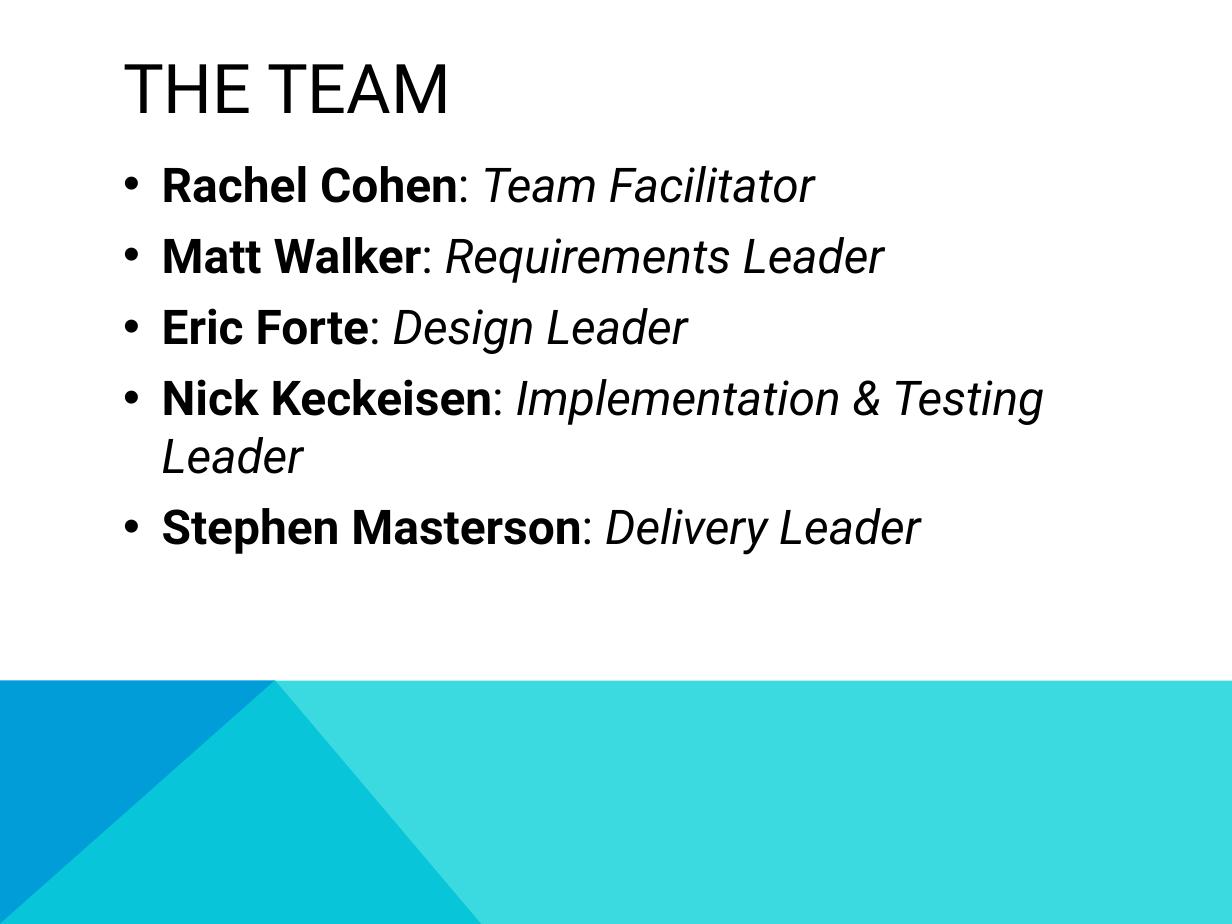
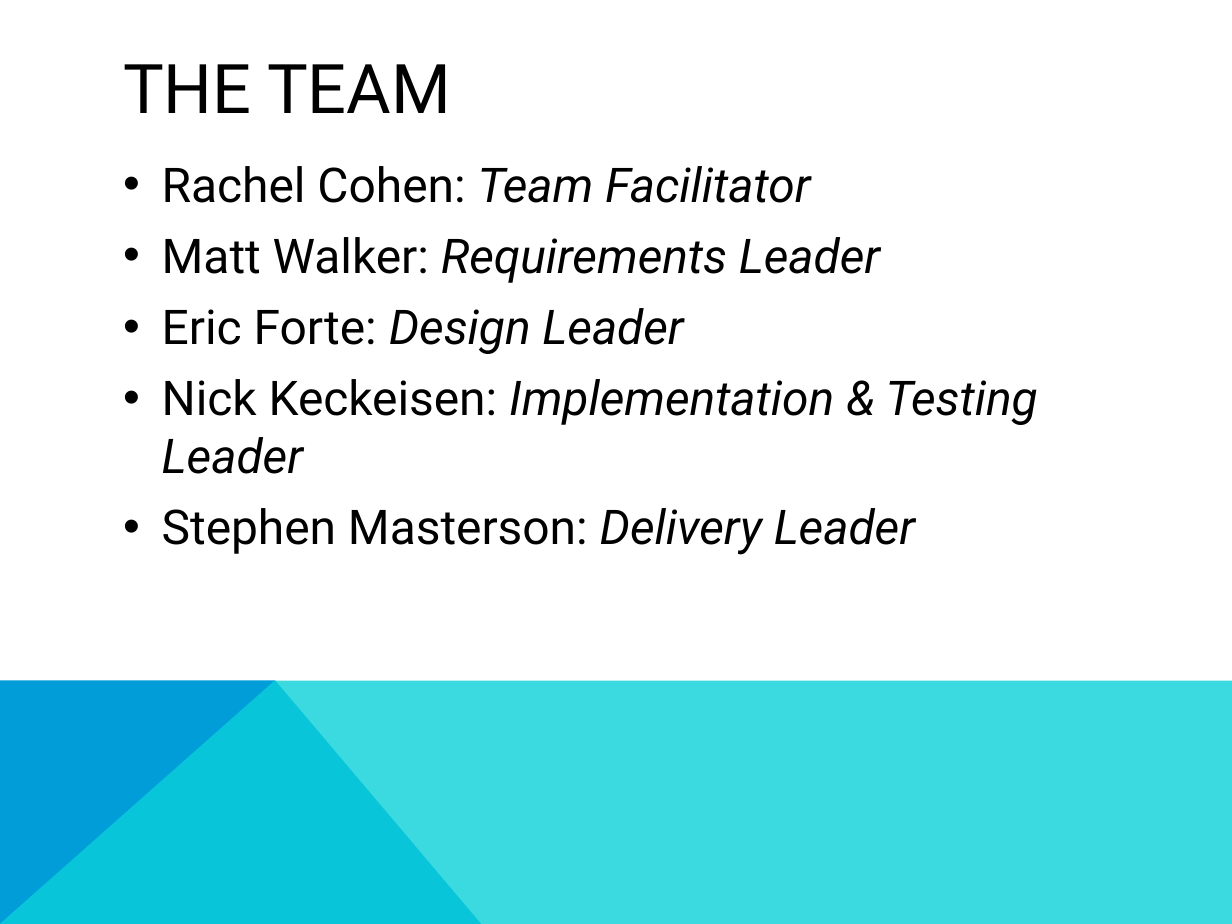
Before and after one commit to UMBC-CMSC447/Section-1-Team-3, a slide deck: slide 2 of Presentation/Final Presentation.pptx. Drawn at 1232x924 pixels with LibreOffice and Linux fonts; fonts in the diff are those of the drawing. Boxes give left, top, right and bottom in pixels: in the first picture for what was removed or moved away, otherwise in the second. Text is boxed around its words. In the diff, an @@ line names an element or a change of style, - is before the commit and + after.

Commit message:
final

```diff
--- a/Presentation/Final Presentation.pptx
+++ b/Presentation/Final Presentation.pptx
@@ text "Rachel Cohen: Team Facilitator" at (162,166,1038,555): bold off in "Rachel Cohen:", "Matt Walker:", "Eric Forte:", "Nick Keckeisen:" and 1 more places @@
```
Also in this commit, not shown: 1 other slide changed.
